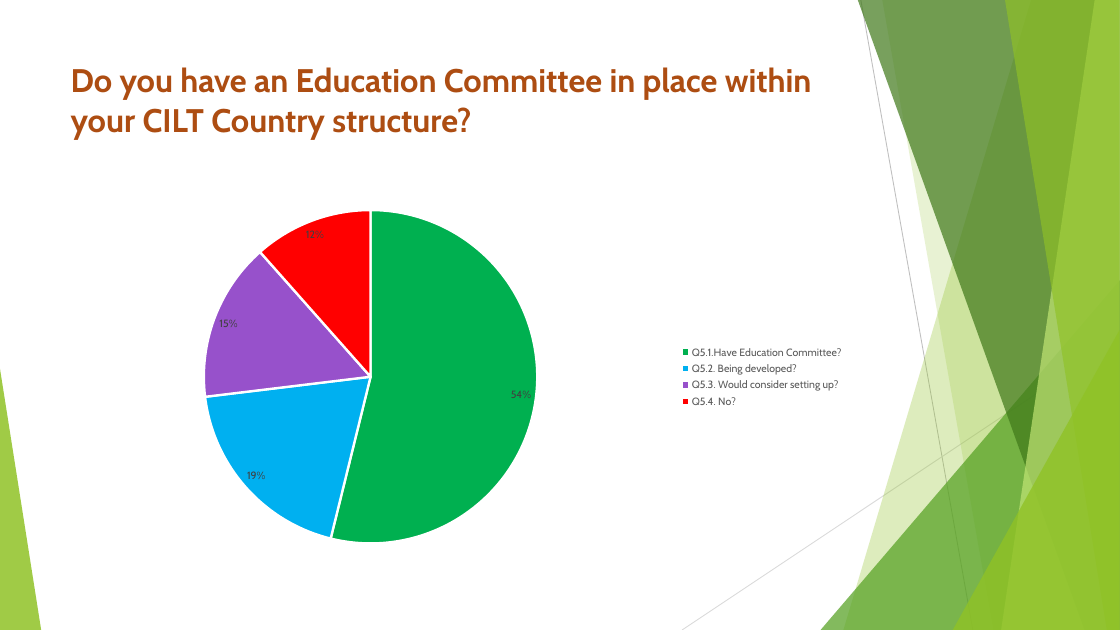
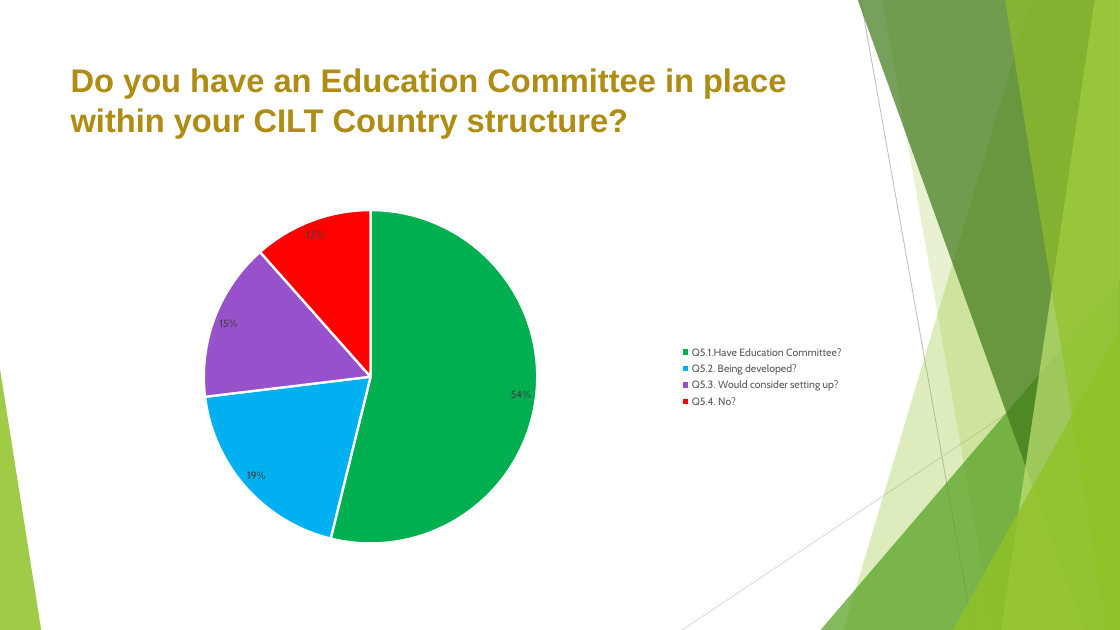
Before and after one commit to Nkululeko353/MyDatasets, a slide deck: slide 7 of The Chartered Institute of Logistics and Transport.pptx. Drawn at 1120x630 pixels with LibreOffice and Linux fonts; fonts in the diff are those of the drawing. Boxes give left, top, right and bottom in pixels: in the first picture for what was removed or moved away, otherwise in the second. Text is boxed around its words. In the diff, an @@ line names an element or a change of style, - is before the commit and + after.

```diff
--- a/The Chartered Institute of Logistics and Transport.pptx
+++ b/The Chartered Institute of Logistics and Transport.pptx
@@ title "Do you have an Education ..." at (71,68,786,138): font Cabin to Arial, text colour #AD4C12 to #AF8C14 @@
```
Also in this commit, not shown: 7 other slides changed, 2 slides added, 1 other file.
